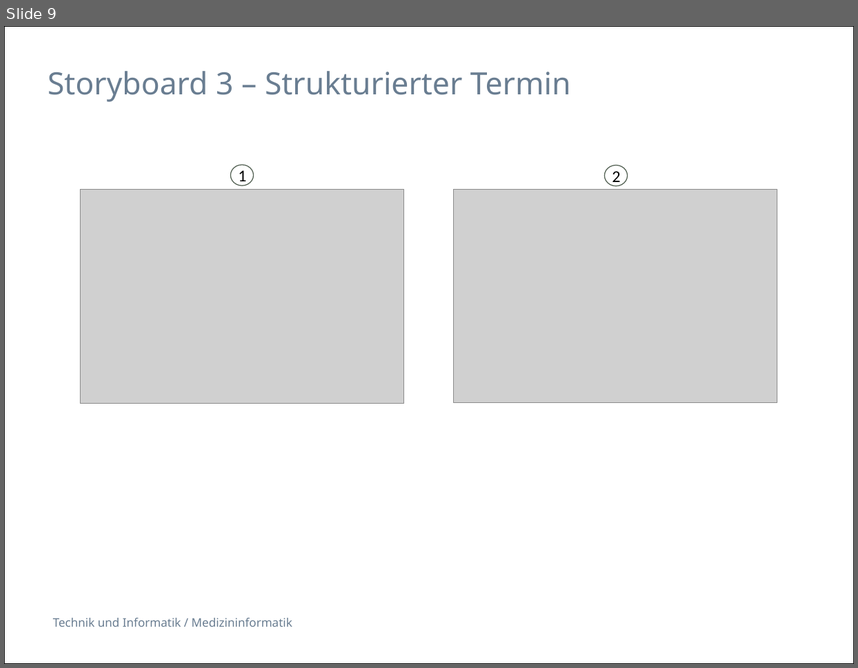
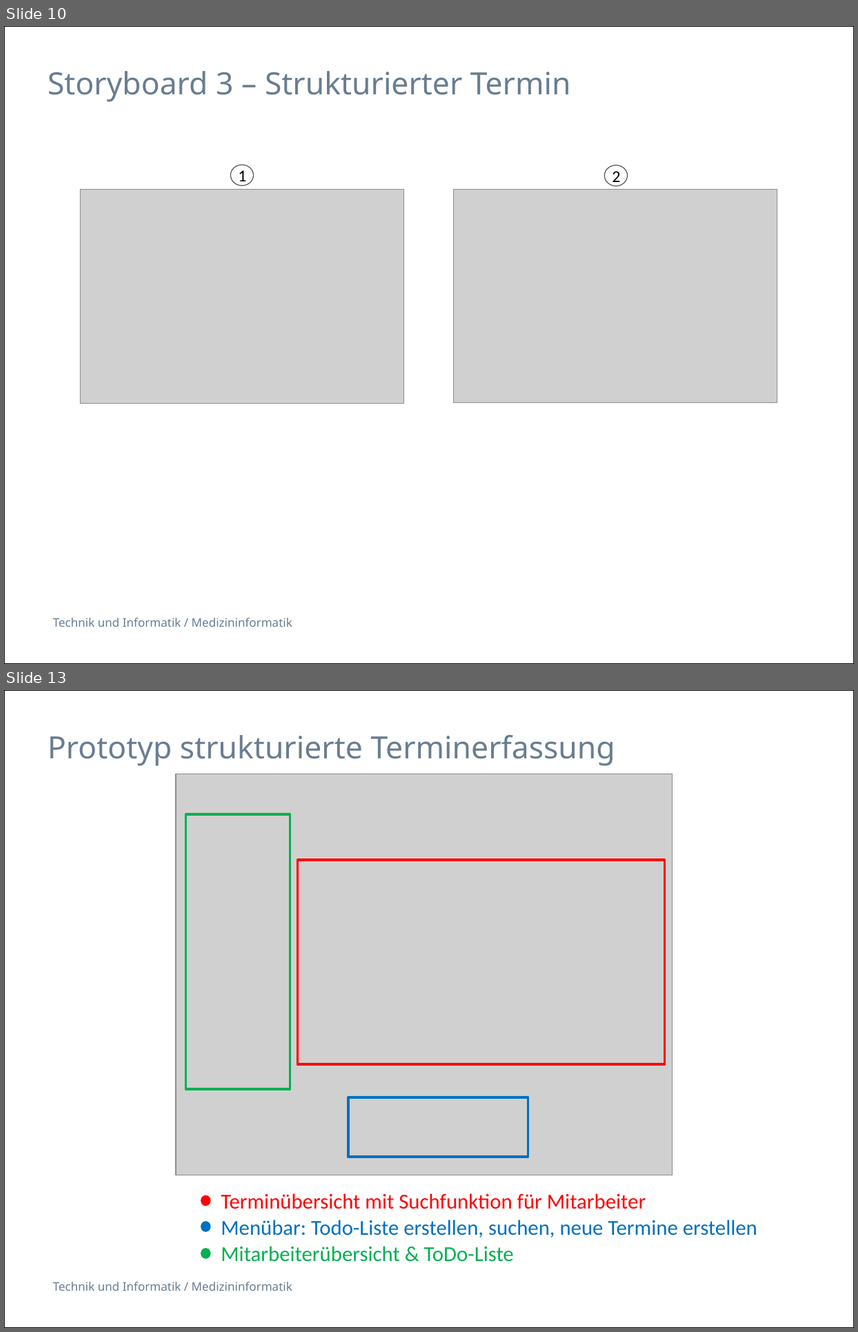
Before and after one commit to selvs1/ePsyDoc, a slide deck: doc/task-01/Präsentation/Task1_Doctor_Addiction.pptx. Shown one above the other, each under a label of ours: slide 9 before the commit, slides 10 and 13 after it; the slides between them are not shown. The pictures are 858x668 and 858x1332 pixels, drawn with LibreOffice and Linux fonts; fonts in the diff are those of the drawing; grey boxes stand for pictures. Boxes give left, top, right and bottom in pixels: in the first picture for what was removed or moved away, otherwise in the second. Text is boxed around its words. In the diff, an @@ line names an element or a change of style, - is before the commit and + after.

```diff
--- a/doc/task-01/Präsentation/Task1_Doctor_Addiction.pptx
+++ b/doc/task-01/Präsentation/Task1_Doctor_Addiction.pptx
@@ slide 13 added at (4, 690, 854, 1328), background #FFFFFF; not listed: 2 template elements that a slide beside it also shows @@
@@ title added at (47, 735, 615, 766), 26 pt, text #697D91 @@
+Prototyp strukturierte Terminerfassung
@@ picture added at (176, 773, 672, 1174) @@
@@ rectangle added at (186, 814, 290, 1089), outline #00B050 2.25 pt @@
@@ rectangle added at (297, 860, 664, 1064), outline #FF0000 2.25 pt @@
@@ rectangle added at (348, 1097, 528, 1156), outline #0070C0 2.25 pt @@
@@ ellipse added at (201, 1195, 210, 1205), fill #FF0000, outline #FF0000 0.75 pt @@
@@ text added at (221, 1193, 646, 1209), 18 pt, text #FF0000 @@
+Terminübersicht mit Suchfunktion für Mitarbeiter
@@ ellipse added at (201, 1221, 210, 1232), fill #0070C0, outline #0070C0 0.75 pt @@
@@ text added at (221, 1219, 757, 1237), 18 pt, text #0070C0 @@
+Menübar: Todo-Liste erstellen, suchen, neue Termine erstellen
@@ ellipse added at (201, 1248, 210, 1258), fill #00B050, outline #00B050 0.75 pt @@
@@ text added at (221, 1245, 514, 1261), 18 pt, text #00B050 @@
+Mitarbeiterübersicht & ToDo-Liste
@@ what was slide 9 is now slide 10 @@
```
Also in this commit, not shown: 1 slide changed, 3 other slides added, 1 slide removed.
